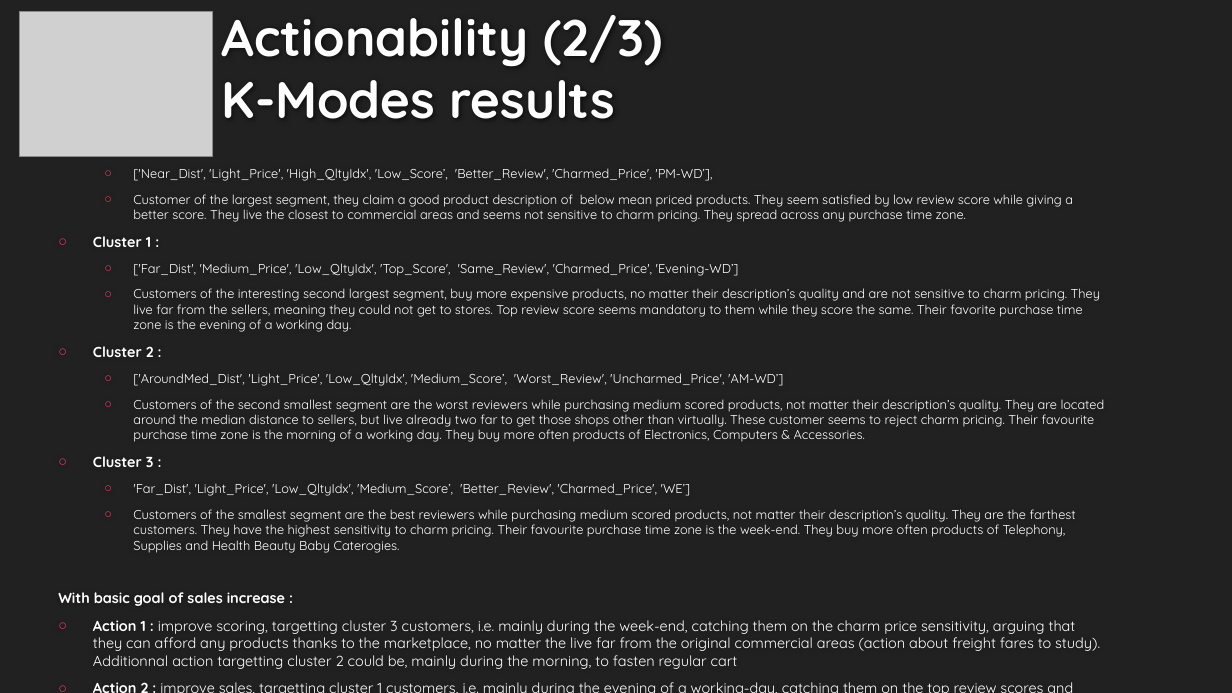
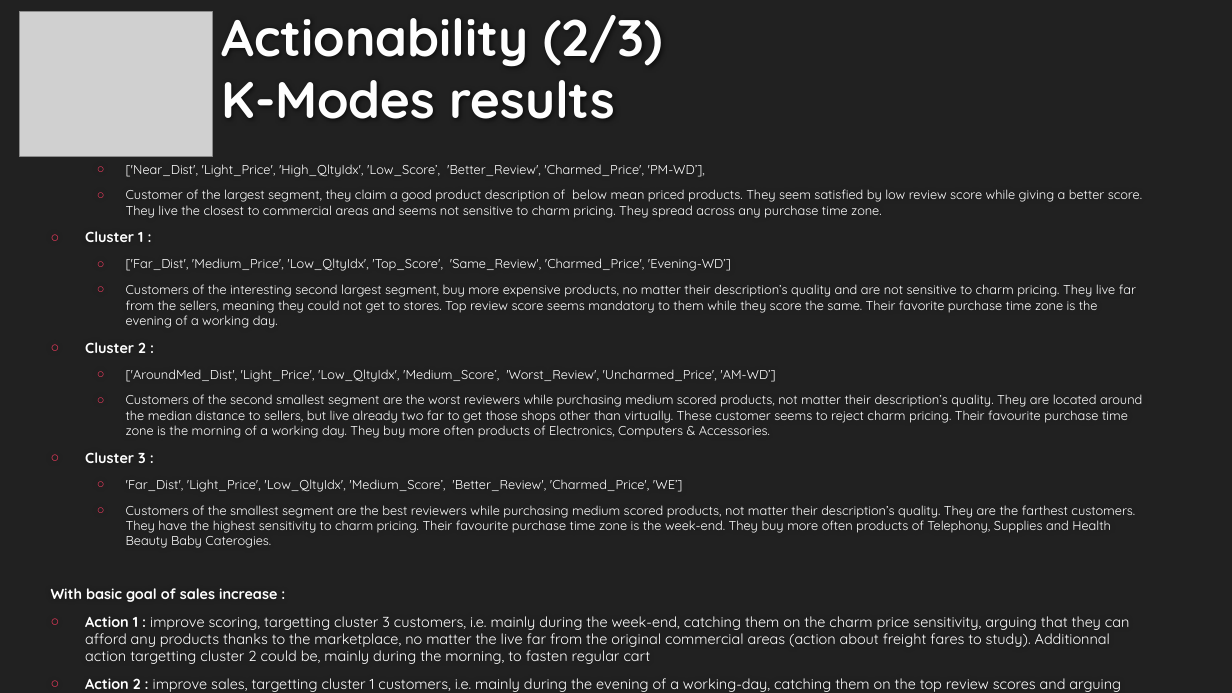
Before and after one commit to EtienneLardeur/P5_CustomerSegmentation, a slide deck: slide 14 of P5Olist_Présentation_initiale.pptx (slide 13 before the commit). Drawn at 1232x693 pixels with LibreOffice and Linux fonts; fonts in the diff are those of the drawing; grey boxes stand for pictures; background and template pictures are left out. Boxes give left, top, right and bottom in pixels: in the first picture for what was removed or moved away, otherwise in the second. Text is boxed around its words. In the diff, an @@ line names an element or a change of style, - is before the commit and + after.

Commit message:
Update P5Olist_Présentation_initiale.pptx
Need to catch a most interesting use case to test the second approach  for stability : ARI based

```diff
--- a/P5Olist_Présentation_initiale.pptx
+++ b/P5Olist_Présentation_initiale.pptx
@@ text "Cluster 0 :" rewrapped from (58, 168, 1105, 669) to (51, 164, 1142, 692) @@
```
Also in this commit, not shown: 4 other slides changed, 3 slides added, 5 slides removed.
